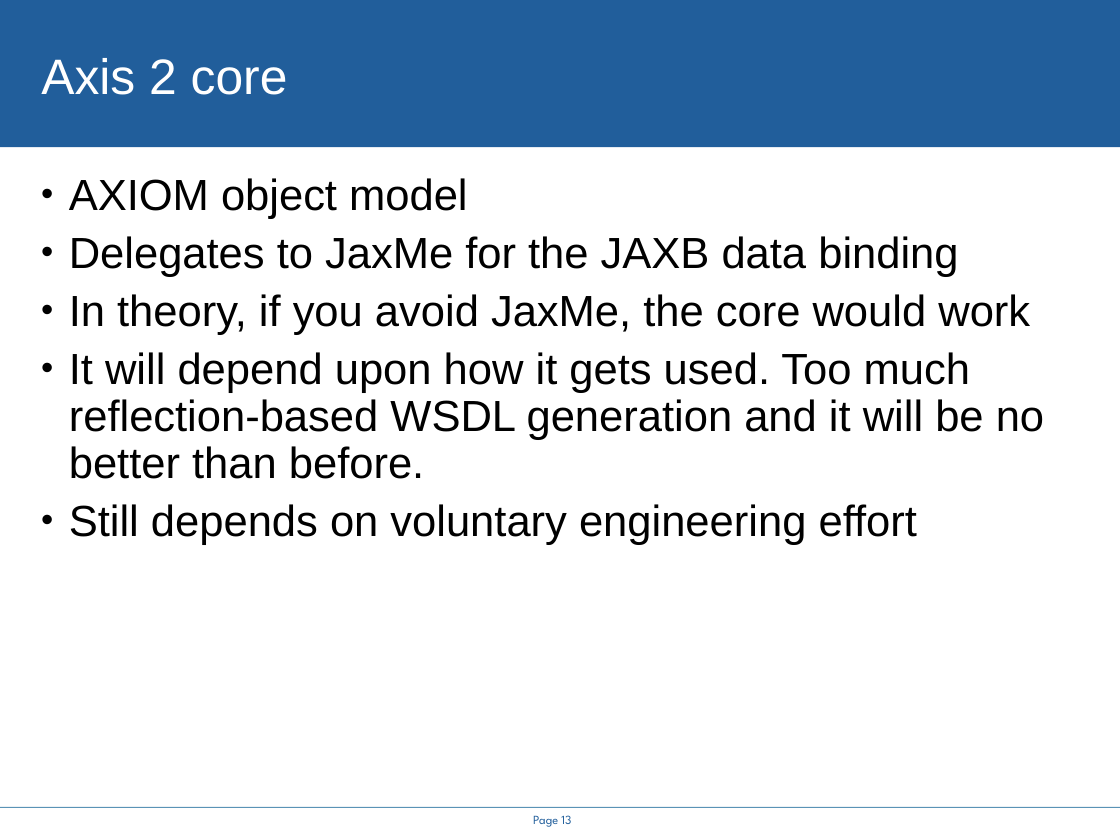
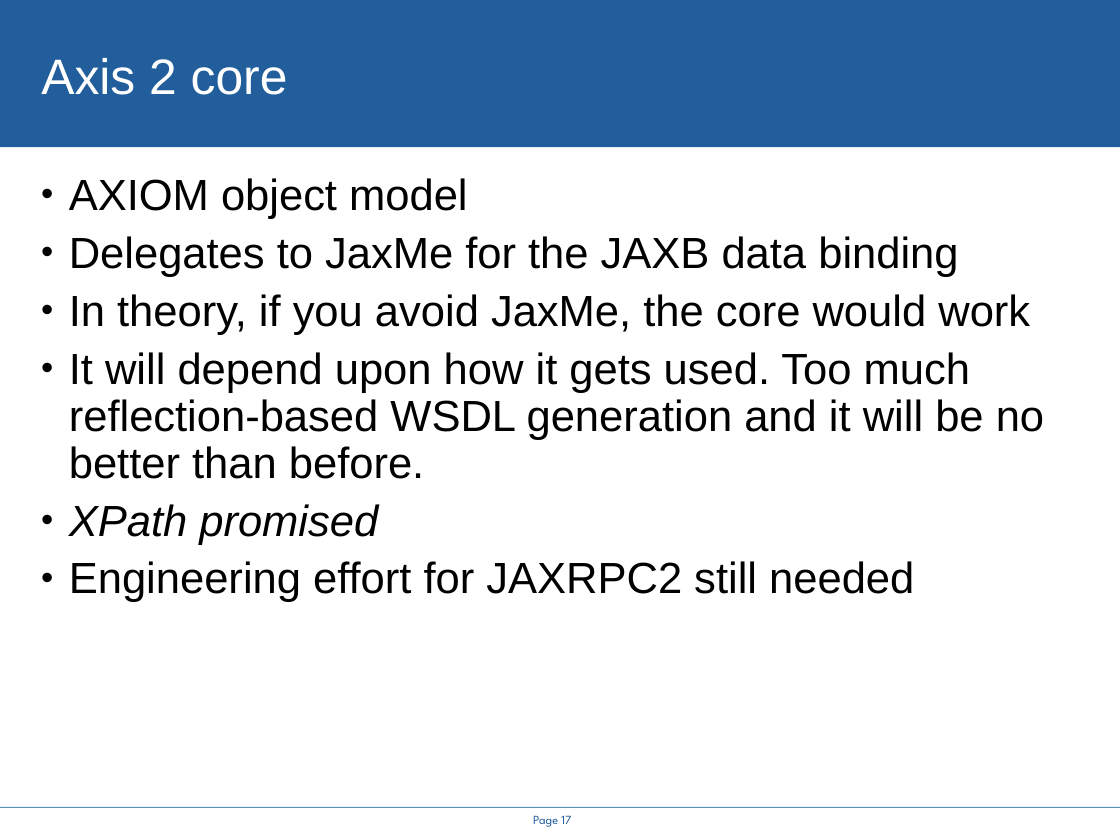
Before and after one commit to rhusar/smartfrog, a slide deck: slide 17 of projects/alpine/doc/icws2005/rethinking_the_java_SOAP_stack.ppt (slide 13 before the commit). Drawn at 1120x840 pixels with LibreOffice and Linux fonts; fonts in the diff are those of the drawing; background and template pictures are left out. Boxes give left, top, right and bottom in pixels: in the first picture for what was removed or moved away, otherwise in the second. Text is boxed around its words. In the diff, an @@ line names an element or a change of style, - is before the commit and + after.

```diff
--- a/projects/alpine/doc/icws2005/rethinking_the_java_SOAP_stack.ppt
+++ b/projects/alpine/doc/icws2005/rethinking_the_java_SOAP_stack.ppt
@@ text at (x1=69, y1=504, x2=914, y2=602): text changed @@
-• Still depends on voluntary engineering effort
+• XPath promised
+• Engineering effort for JAXRPC2 still needed
@@ page number at (x1=533, y1=815, x2=571, y2=827): text changed @@
-Page 13
+Page 17
```
Also in this commit, not shown: 8 other slides changed, 6 slides added, 2 slides removed, 14 other files.
